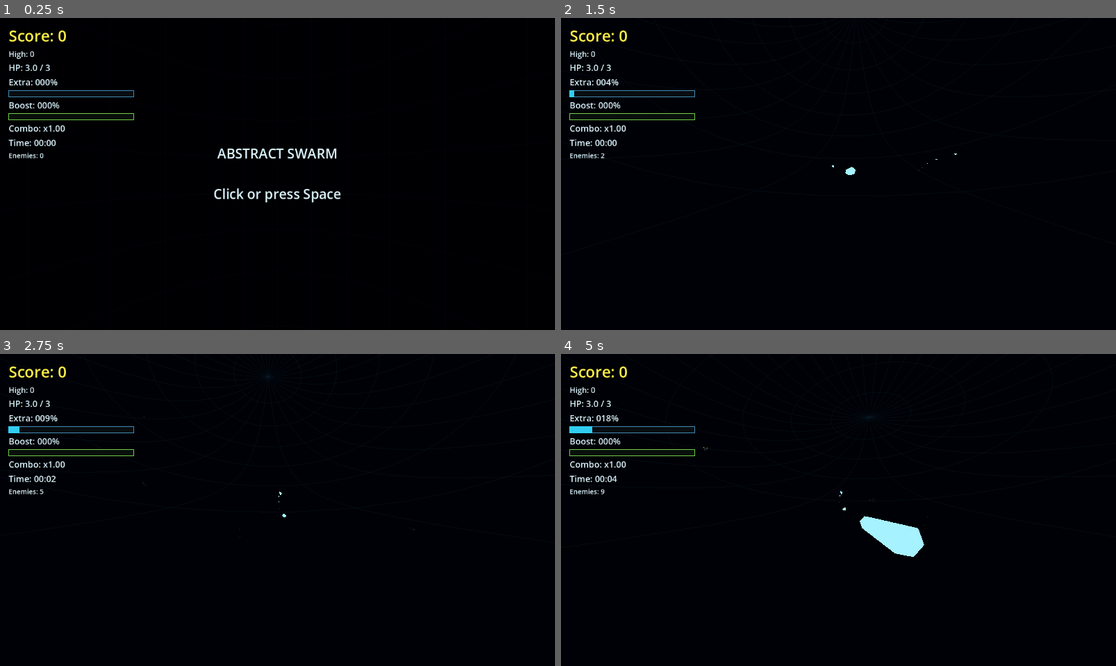
Above: before the commit, frames 1-4 (two rows, left to right).
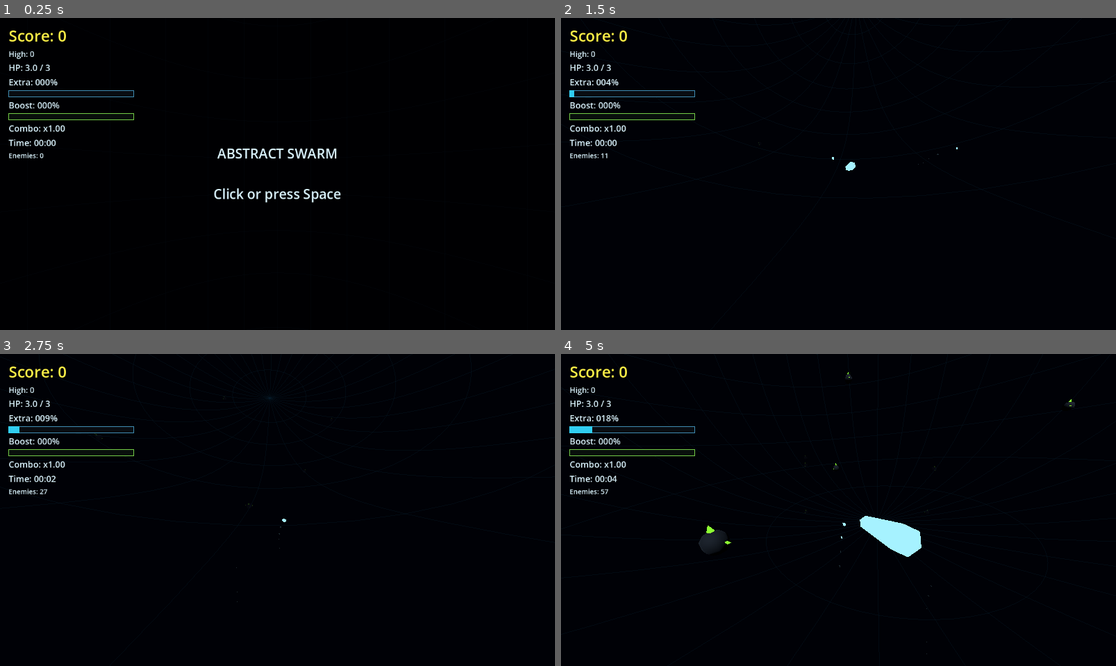
Above: after the commit, the same moments.

Repository: edu1010/orbital-bullet-hell
Game: Godot game, scene res://scenes/Main.tscn
Same seed, same stepped clock (60 frames per second), same inputs: the game is played once before the commit and once after it.
Inputs (mouse positions are in pixels of both pictures, inside the frame that each line leads up to):
- Up to frame 1 (0.25 s): no input
- Up to frame 2 (1.5 s): tap Space at 0.5, 0.77 s; move the mouse to (960, 158) at 0.52 s; hold D 0.53-1.28 s; tap R at 0.6 s; click (960, 158) at 0.67 s; move the mouse to (810, 174) at 1.27 s; hold W from 1.28 s (still down); tap Enter at 1.35 s
- Up to frame 3 (2.75 s): keep holding W; tap Space at 1.52 s; move the mouse to (288, 503) at 2.02 s; tap Shift at 2.1 s
- Up to frame 4 (5 s): keep holding W; move the mouse to (832, 516) at 2.77 s; tap R at 2.85 s; click (832, 516) at 2.92 s; tap Space at 3.02, 3.77, 4.52 s; move the mouse to (877, 513) at 3.52 s; tap Enter at 3.6 s; move the mouse to (794, 506) at 4.27 s; tap Shift at 4.35 s

The runs differ from the first frame. In frame 2, less than 0.1% of the frame differs, in the area x 7-72%, y 39-51%; in frame 3, less than 0.1%; in frame 4, 0.4%, in the area x 7-93%, y 5-97%.

Commit message:
sphereical world size and enemies

Diff:
--- a/scripts/enemies/enemy_base.gd
+++ b/scripts/enemies/enemy_base.gd
@@ -9,7 +9,7 @@
 @export var shard_drop_min := 1
 @export var shard_drop_max := 3
 @export var max_lifetime := 40.0
-@export var max_distance_from_player := 135.0
+@export var max_distance_from_player := 215.0
 @export var can_be_platform := true
 @export var mesh_shape := "sphere"
 @export var visual_style := "swarm_mask"
--- a/scripts/game_manager.gd
+++ b/scripts/game_manager.gd
@@ -8,7 +8,7 @@
 # Central run coordinator: owns state, score, combo, high score, pooled objects,
 # and cross-system collision rules that are cheaper as distance checks.
 @export_group("Pools")
-@export var max_active_enemies := 1600
+@export var max_active_enemies := 2400
 @export var max_active_projectiles := 180
 @export var max_active_shards := 700
 @export var projectile_pool_initial := 90
@@ -17,10 +17,10 @@
 @export var laser_beam_pool_initial := 8
 @export var laser_ring_pool_initial := 56
 @export var heal_reflector_pool_initial := 18
-@export var swarmer_pool_initial := 260
-@export var charger_pool_initial := 80
-@export var avoider_pool_initial := 80
-@export var bomb_pool_initial := 16
+@export var swarmer_pool_initial := 460
+@export var charger_pool_initial := 150
+@export var avoider_pool_initial := 150
+@export var bomb_pool_initial := 24
 @export var max_active_reflectors := 18
 
 @export_group("Scoring")
@@ -391,16 +391,16 @@
 	return null
 
 
-func find_enemy_platform(feet_position: Vector3, gravity_down: Vector3, platform_radius: float) -> EnemyBase:
+func find_enemy_platform(feet_position: Vector3, gravity_down: Vector3, platform_radius: float, probe_distance: float = 0.85) -> EnemyBase:
 	var best_enemy: EnemyBase = null
-	var best_delta := 999.0
+	var best_delta: float = 999.0
 	for enemy in active_enemies:
 		if not enemy.active or not enemy.can_be_platform:
 			continue
 		var top_point: Vector3 = enemy.global_position - gravity_down * enemy.platform_height
 		var delta_to_top: Vector3 = feet_position - top_point
 		var vertical_delta: float = delta_to_top.dot(gravity_down)
-		if vertical_delta > 0.45 or vertical_delta < -0.8:
+		if vertical_delta > 0.45 or vertical_delta < -probe_distance:
 			continue
 		var horizontal: Vector3 = delta_to_top.slide(gravity_down)
 		var allowed: float = platform_radius + enemy.body_radius
--- a/scripts/main.gd
+++ b/scripts/main.gd
@@ -1,6 +1,6 @@
 extends Node3D
 
-@export var arena_radius := 120.0
+@export var arena_radius := 52.0
 @export var sphere_segments := 96
 @export var sphere_rings := 48
 @export var grid_latitude_lines := 15
--- a/scripts/player/player.gd
+++ b/scripts/player/player.gd
@@ -15,12 +15,16 @@
 @export var coyote_time := 0.14
 @export var jump_buffer_time := 0.16
 @export var enemy_platform_radius := 0.55
+@export var enemy_jump_probe_distance := 2.25
+@export var enemy_platform_snap_distance := 0.85
 @export var body_half_height := 0.9
 
 @export_group("Spherical Gravity")
 @export var sphere_center := Vector3.ZERO
-@export var sphere_radius := 120.0
-@export var gravity_lerp_speed := 7.0
+@export var sphere_radius := 52.0
+@export var gravity_lerp_speed := 8.5
+@export var center_flip_lerp_speed := 16.0
+@export var center_flip_dot_threshold := -0.2
 @export var surface_snap_margin := 0.75
 
 @export_group("Look")
@@ -175,7 +179,7 @@
 
 
 func _apply_arcade_movement(delta: float) -> void:
-	var input := _read_move_input()
+	var input: Vector2 = _read_move_input()
 	var forward: Vector3 = get_tangent_forward()
 	var right: Vector3 = get_tangent_right()
 	var move_direction: Vector3 = right * input.x + forward * -input.y
@@ -237,15 +241,18 @@
 	if not enemy_jump_resets or velocity.dot(gravity_down) < -1.5:
 		return
 	var feet_position: Vector3 = global_position + gravity_down * body_half_height
-	var enemy: EnemyBase = manager.find_enemy_platform(feet_position, gravity_down, enemy_platform_radius)
+	var enemy: EnemyBase = manager.find_enemy_platform(feet_position, gravity_down, enemy_platform_radius, enemy_jump_probe_distance)
 	if not enemy:
 		return
 	var top_point: Vector3 = enemy.global_position - gravity_down * enemy.platform_height
-	global_position = top_point - gravity_down * body_half_height
-	var down_speed: float = velocity.dot(gravity_down)
-	if down_speed > 0.0:
-		velocity -= gravity_down * down_speed
-	current_platform_enemy = enemy
+	var delta_to_top: Vector3 = feet_position - top_point
+	var vertical_delta: float = delta_to_top.dot(gravity_down)
+	if vertical_delta >= -enemy_platform_snap_distance and vertical_delta <= 0.45:
+		global_position = top_point - gravity_down * body_half_height
+		var down_speed: float = velocity.dot(gravity_down)
+		if down_speed > 0.0:
+			velocity -= gravity_down * down_speed
+		current_platform_enemy = enemy
 	coyote_timer = coyote_time
 	jumps_remaining = double_jump_count
 
@@ -455,8 +462,15 @@
 
 func _update_gravity(delta: float) -> void:
 	var target_down: Vector3 = _target_gravity_down()
-	var blend: float = clamp(gravity_lerp_speed * delta, 0.0, 1.0)
-	gravity_down = gravity_down.slerp(target_down, blend).normalized()
+	var lerp_speed: float = gravity_lerp_speed
+	var radial: Vector3 = global_position - sphere_center
+	if radial.length_squared() > 0.001 and radial.normalized().dot(gravity_down) < center_flip_dot_threshold:
+		lerp_speed = center_flip_lerp_speed
+	var blend: float = clamp(lerp_speed * delta, 0.0, 1.0)
+	if gravity_down.dot(target_down) < -0.98:
+		gravity_down = gravity_down.lerp(target_down, blend).normalized()
+	else:
+		gravity_down = gravity_down.slerp(target_down, blend).normalized()
 	up_direction = -gravity_down
 	_align_body_to_gravity(blend)
 
--- a/scripts/spawn_manager.gd
+++ b/scripts/spawn_manager.gd
@@ -4,16 +4,16 @@
 # Spawns are distributed across the whole sphere. Enemy pressure ramps
 # exponentially, then settles toward the player's recent kill rate.
 @export_group("Spawn Rate")
-@export var base_spawn_rate_per_second := 7.0
-@export var exponential_growth_base := 1.24
-@export var exponential_growth_period := 9.0
+@export var base_spawn_rate_per_second := 12.0
+@export var exponential_growth_base := 1.28
+@export var exponential_growth_period := 8.0
 @export var score_spawn_scale := 0.000012
-@export var max_exponential_spawn_rate := 95.0
+@export var max_exponential_spawn_rate := 165.0
 @export var equilibrium_start_time := 85.0
 @export var equilibrium_spawn_to_kill_ratio := 1.05
-@export var equilibrium_min_spawn_rate := 8.0
-@export var max_spawn_per_frame := 45
-@export var active_count_soft_cap := 1450
+@export var equilibrium_min_spawn_rate := 18.0
+@export var max_spawn_per_frame := 80
+@export var active_count_soft_cap := 2150
 @export var soft_cap_throttle_start := 0.78
 
 @export_group("Spawn Placement")
